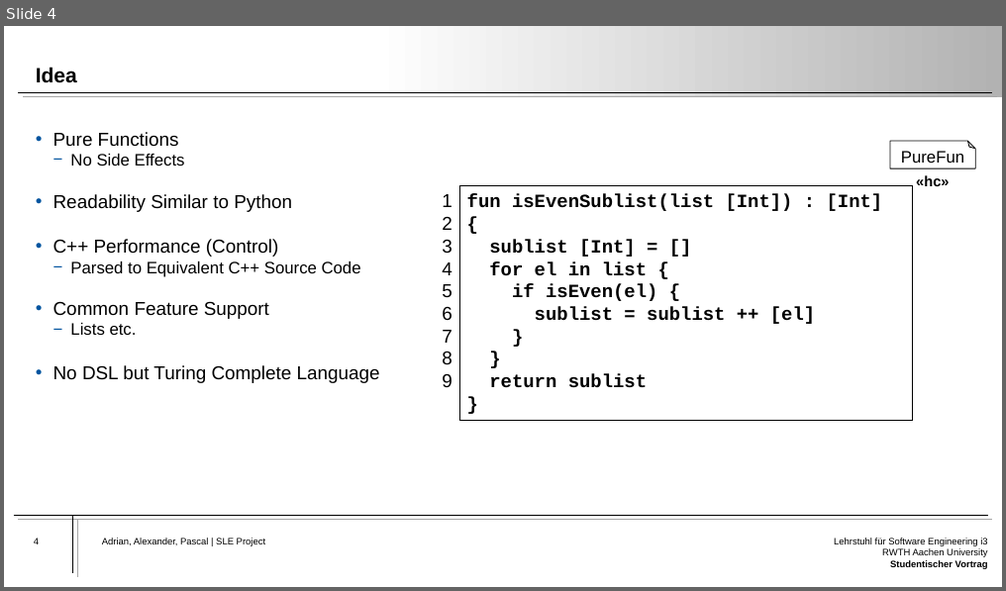
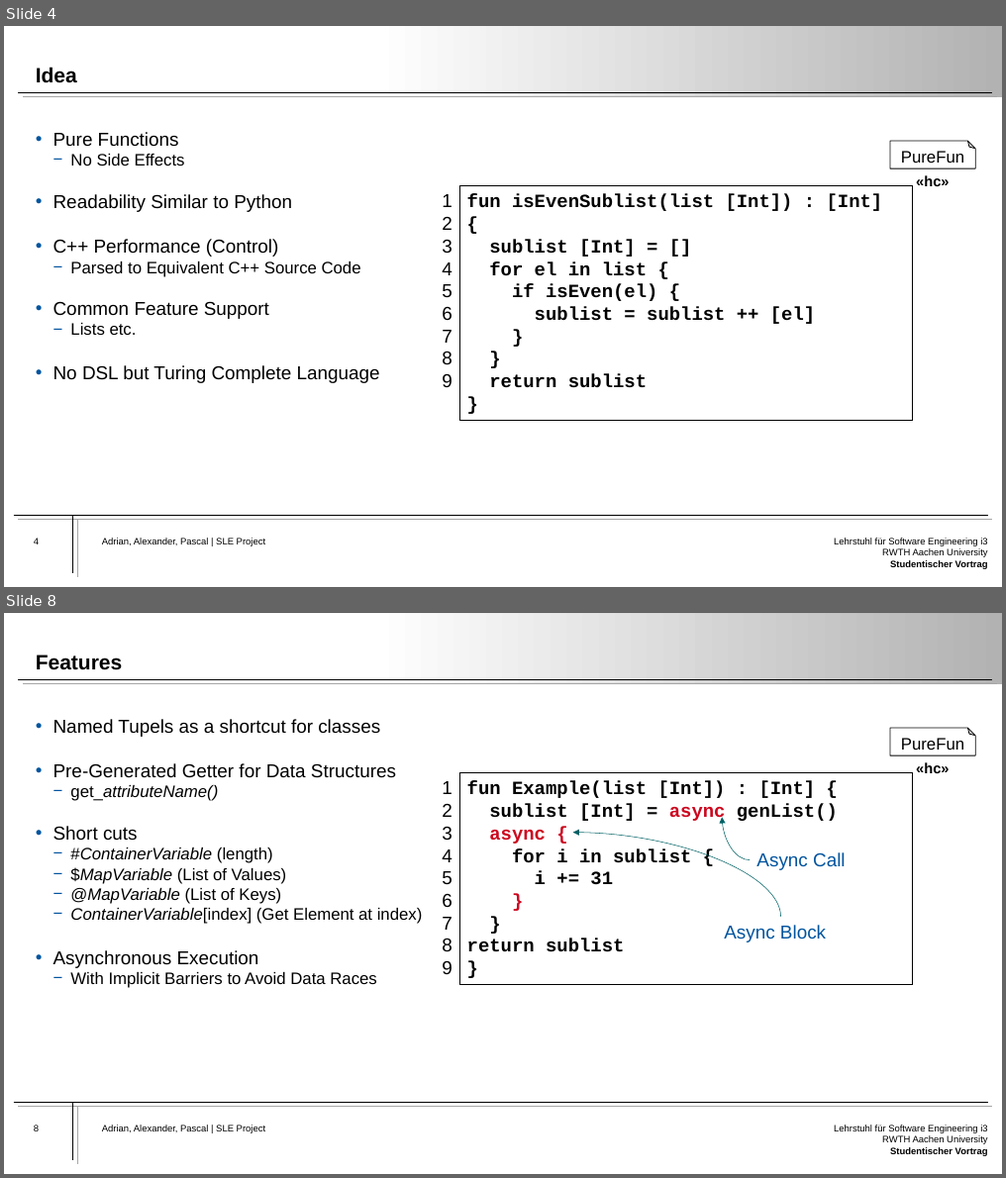
Before and after one commit to Atrisan/PureFun, a slide deck: Presentation/PureFun-Presentation.pptx. Shown one above the other, each under a label of ours: slide 4 before the commit, slides 4 and 8 after it; the slides between them are not shown. The pictures are 1006x591 and 1006x1178 pixels, drawn with LibreOffice and Linux fonts; fonts in the diff are those of the drawing. Boxes give left, top, right and bottom in pixels: in the first picture for what was removed or moved away, otherwise in the second. Text is boxed around its words. In the diff, an @@ line names an element or a change of style, - is before the commit and + after.

```diff
--- a/Presentation/PureFun-Presentation.pptx
+++ b/Presentation/PureFun-Presentation.pptx
@@ slide 8 added at (4, 613, 1002, 1174), background #FFFFFF; not listed: 16 template elements that a slide beside it also shows @@
@@ title added at (36, 655, 123, 670), 20 pt, text #000000, bold @@
+Features
@@ text added at (54, 719, 423, 988), 16 pt, text #000000 @@
+• Named Tupels as a shortcut for classes
+• Pre-Generated Getter for Data Structures
+  − get_attributeName()
+• Short cuts
+  − #ContainerVariable (length)
+  − $MapVariable (List of Values)
+  − @MapVariable (List of Keys)
+  − ContainerVariable[index] (Get Element at index)
+• Asynchronous Execution
+  − With Implicit Barriers to Avoid Data Races
@@ group added at (442, 728, 976, 984): 2 texts, 1 rectangle, 1 folded corner @@
+fun Example(list [Int]) : [Int] {
+sublist [Int] = async genList()
+async {
+for i in sublist {
+i += 31
+}
+}
+return sublist
+}
+1
+2
+3
+4
+5
+6
+7
+8
+9
+PureFun
+«hc»
@@ curved arrow added from (749, 861) to (722, 817), #006165 0.5 pt @@
@@ curved arrow added from (781, 917) to (573, 833), #006165 0.5 pt @@
@@ text added at (756, 853, 846, 870), 18 pt, text #00549F @@
+Async Call
@@ text added at (724, 925, 826, 943), 18 pt, text #00549F @@
+Async Block
```
Also in this commit, not shown: 4 slides changed, 1 other slide added, 2 slides removed.
